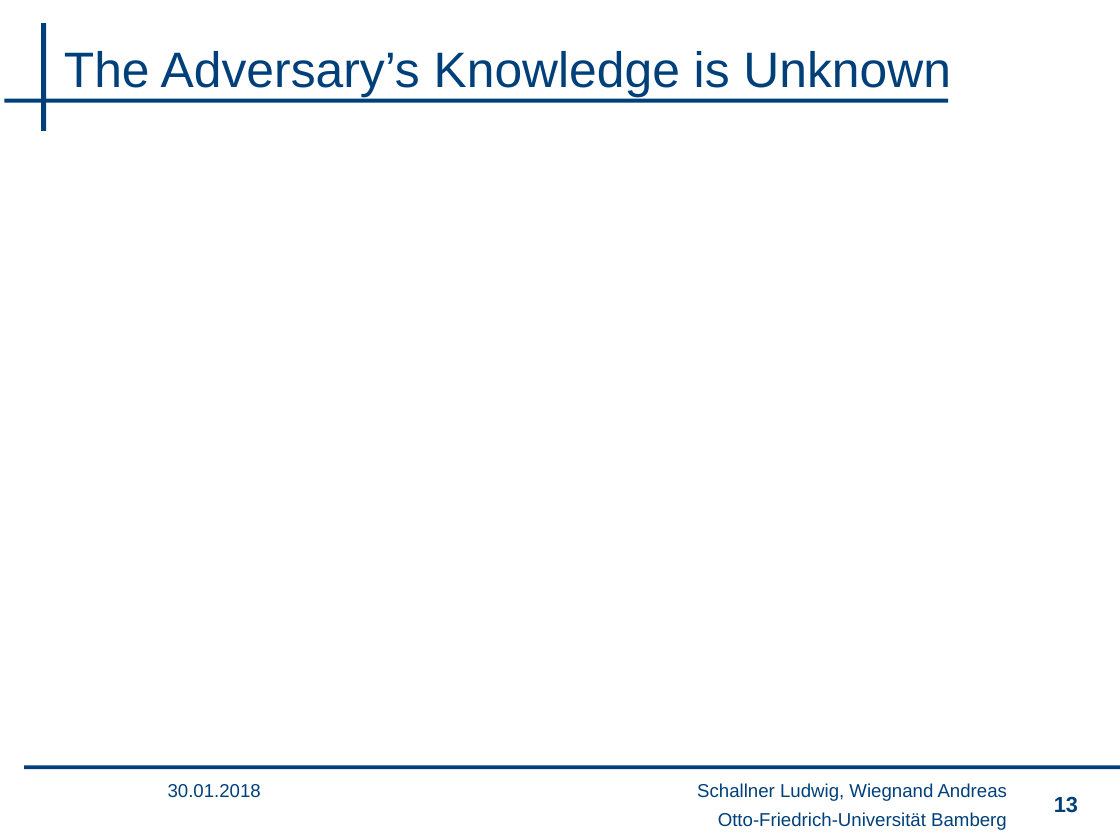
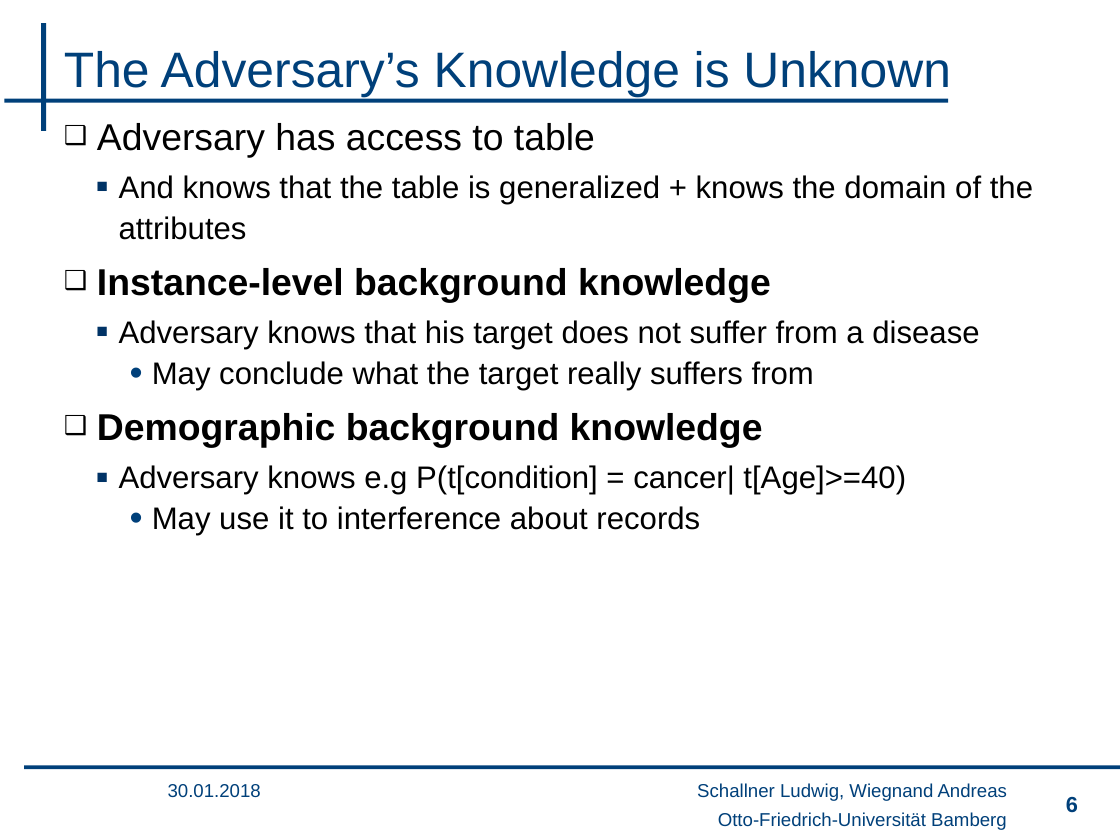
Before and after one commit to wsgan001/PSI-MSem, a slide deck: slide 6 of presentation/sicherheits_lu.pptx (slide 13 before the commit). Drawn at 1120x840 pixels with LibreOffice and Linux fonts; fonts in the diff are those of the drawing; background and template pictures are left out. Boxes give left, top, right and bottom in pixels: in the first picture for what was removed or moved away, otherwise in the second. Text is boxed around its words. In the diff, an @@ line names an element or a change of style, - is before the commit and + after.

```diff
--- a/presentation/sicherheits_lu.pptx
+++ b/presentation/sicherheits_lu.pptx
@@ text added at <box>97,123,1033,535</box>, 20 pt, text #000000 @@
+❑ Adversary has access to table
+  ▪ And knows that the table is generalized + knows the domain of the attributes
+❑ Instance-level background knowledge
+  ▪ Adversary knows that his target does not suffer from a disease
+    • May conclude what the target really suffers from
+❑ Demographic background knowledge
+  ▪ Adversary knows e.g P(t[condition] = cancer| t[Age]>=40)
+    • May use it to interference about records
@@ page number at <box>1066,797,1078,812</box>: text changed @@
-13
+6
```
Also in this commit, not shown: 8 other slides changed, 1 slide added.
